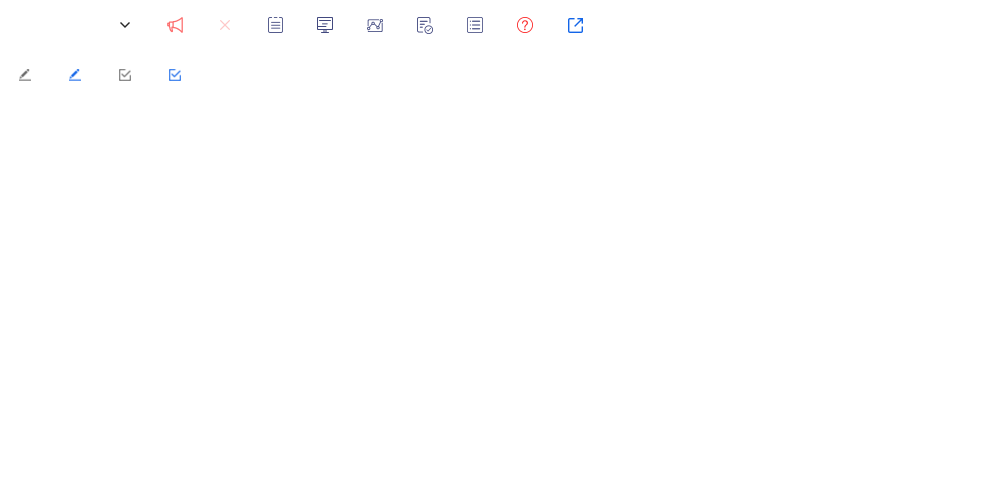
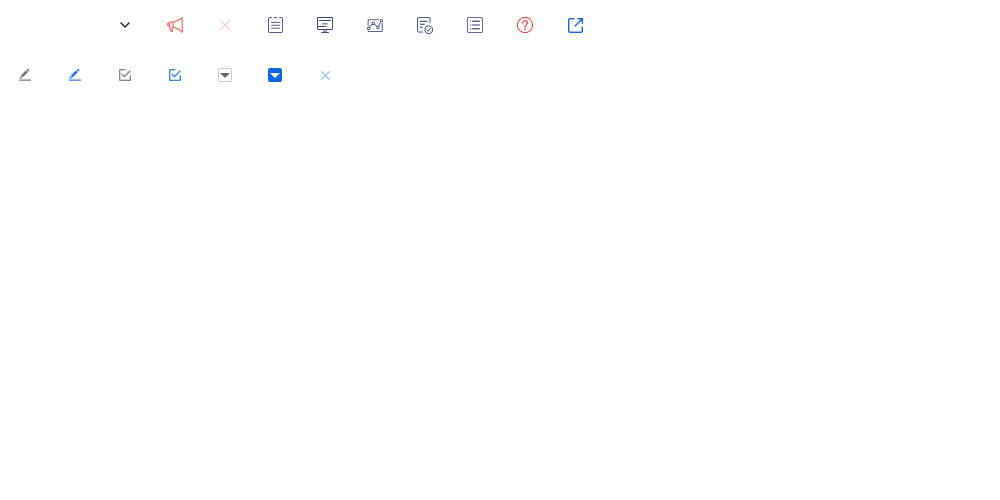
Before/after of a 1000 × 500 layered artwork. What changed in the layer stack:
added layer "图层 7 拷贝" above "编组 16" over [321, 71, 330, 80]
added layer "编组 16" above "编组 15" over [268, 68, 282, 82]
added layer "编组 15" above "icon-saveon" over [218, 68, 232, 82]
